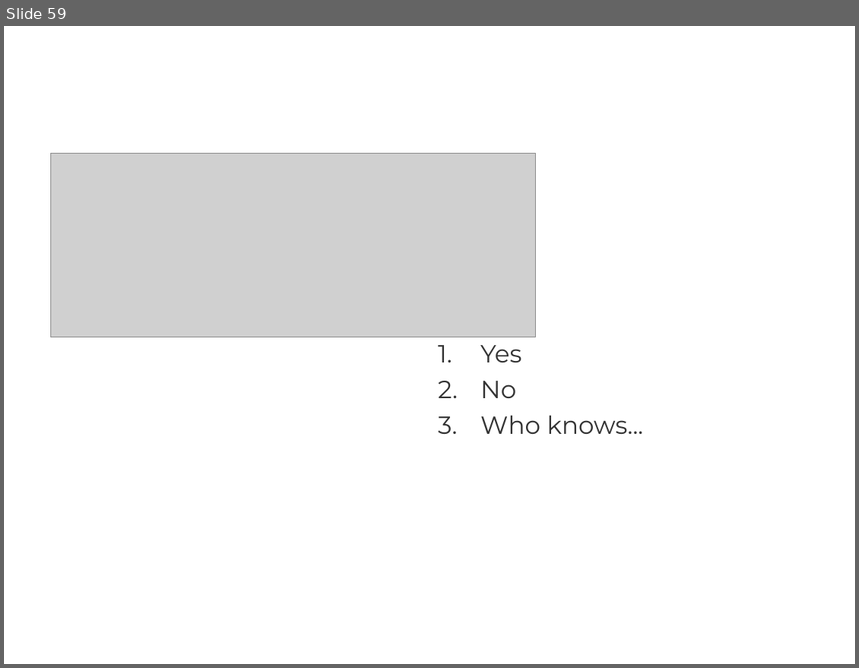
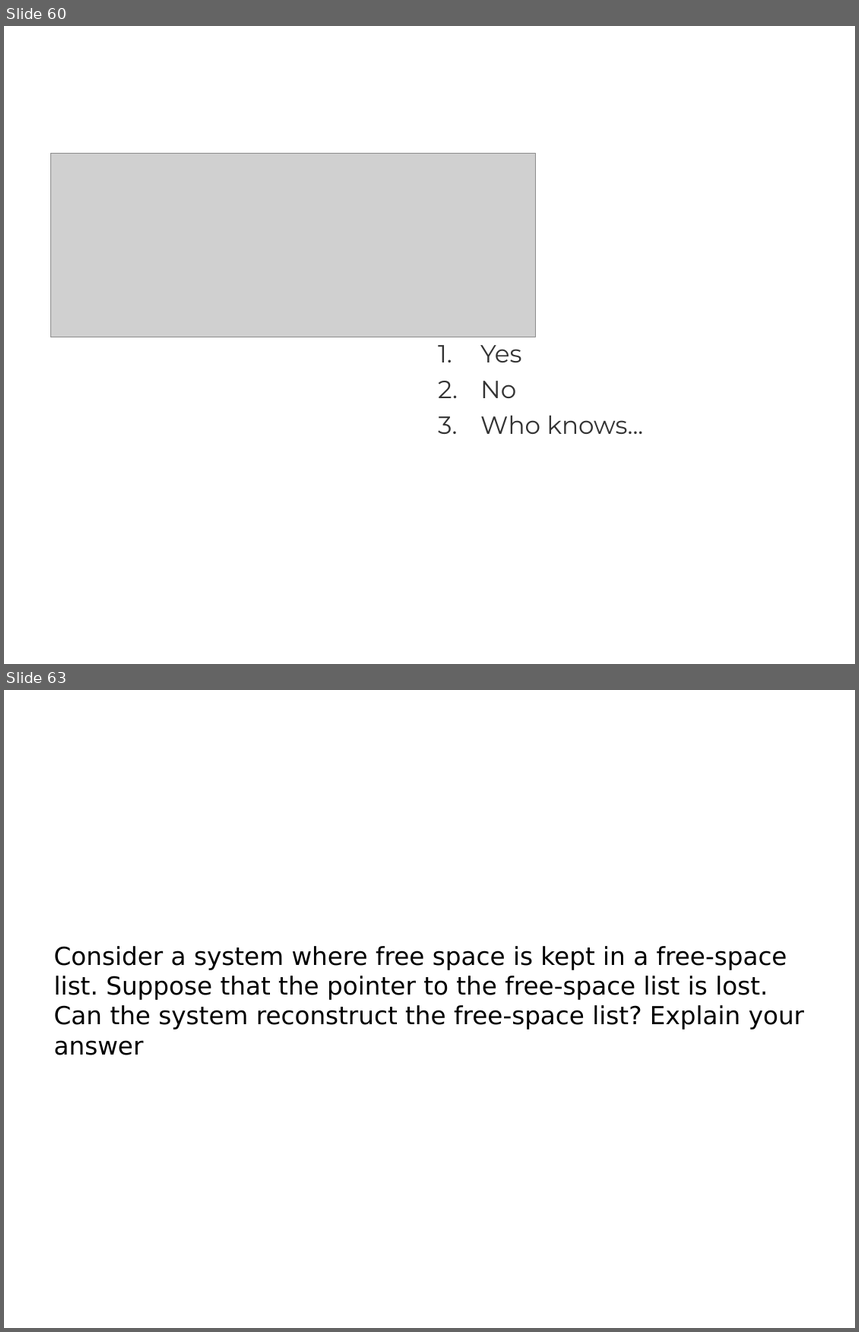
Before and after one commit to vincenzo-gulisano/os_material, a slide deck: slides/file_systems.pptx. Shown one above the other, each under a label of ours: slide 59 before the commit, slides 60 and 63 after it; the slides between them are not shown. The pictures are 859x668 and 859x1332 pixels, drawn with LibreOffice and Linux fonts; fonts in the diff are those of the drawing; grey boxes stand for pictures. Boxes give left, top, right and bottom in pixels: in the first picture for what was removed or moved away, otherwise in the second. Text is boxed around its words. In the diff, an @@ line names an element or a change of style, - is before the commit and + after.

Commit message:
changed logo, moved exercises, updated overview for lecture on file systems

```diff
--- a/slides/file_systems.pptx
+++ b/slides/file_systems.pptx
@@ slide 63 added at [4,690,855,1328], background #FFFFFF @@
@@ text added at [54,946,804,1056], 21 pt, text #000000 @@
+Consider a system where free space is kept in a free-space list. Suppose that the pointer to the free-space list is lost. Can the system reconstruct the free-space list? Explain your answer
@@ what was slide 59 is now slide 60 @@
```
Also in this commit, not shown: 1 slide changed, 3 other slides added, 2 other files.
